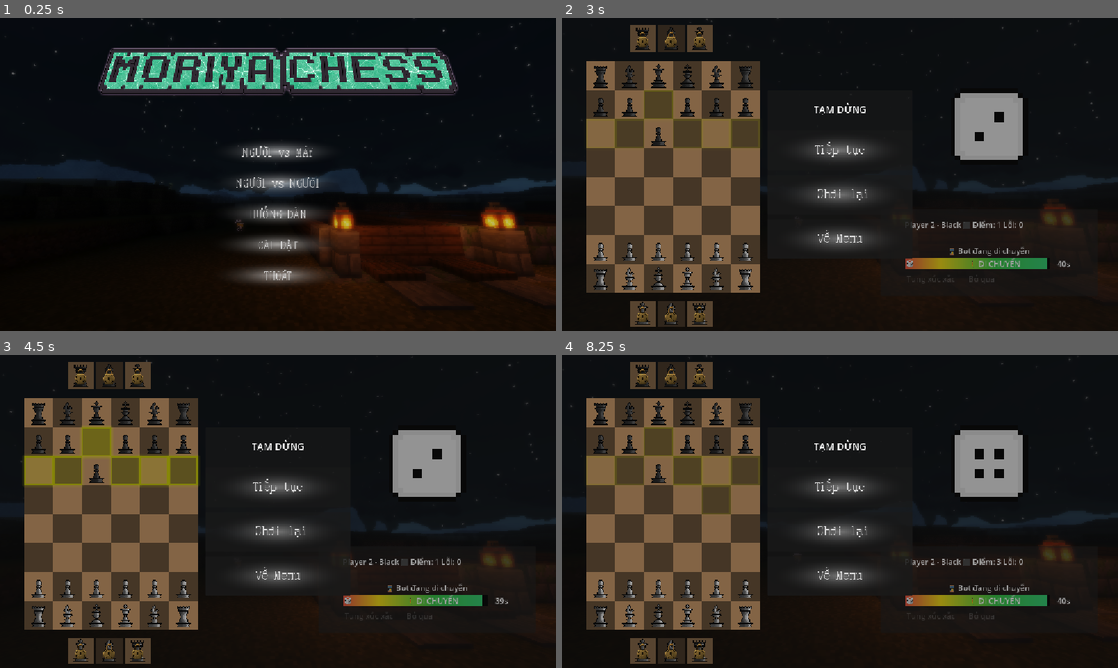
Above: before the commit, frames 1-4 (two rows, left to right).
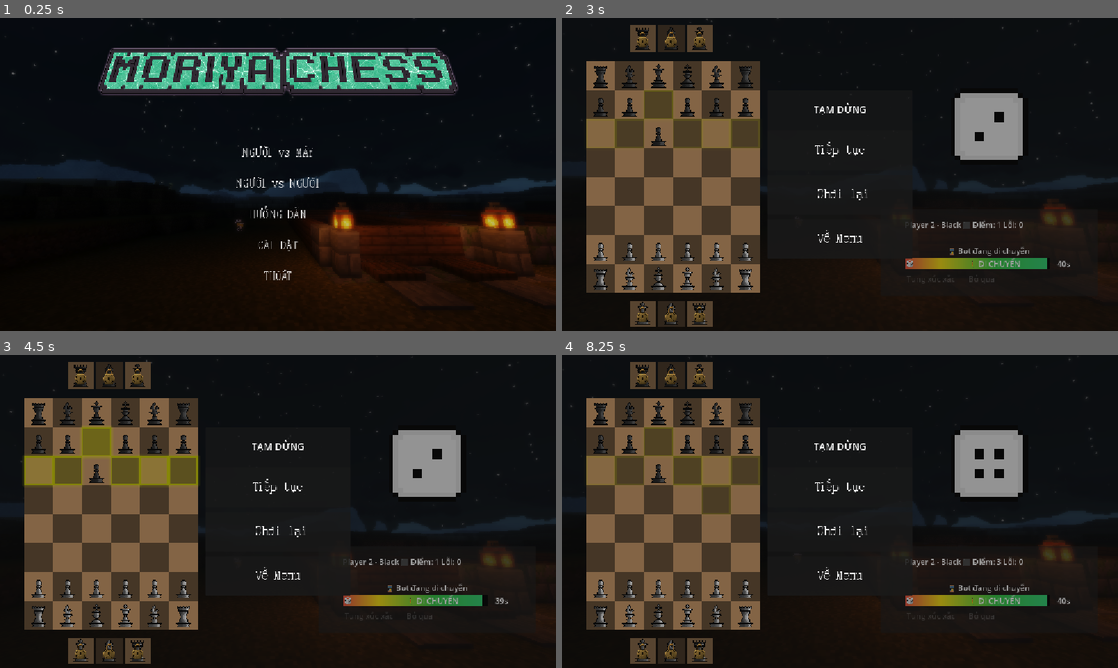
Above: after the commit, the same moments.

Repository: jjnqA11/moriya-chess
Game: Godot game, scene res://Scenes/TestMenu.tscn
Two runs of this game, one before a commit and one after it. Both use one fixed random seed, a clock stepped at 60 frames per second and the inputs below.
Inputs:
- Up to frame 1 (0.25 s): no input
- Up to frame 2 (3 s): click "NGƯỜI vs MÁY" at 0.5 s; click "DỄ" at 1.25 s; click "Tung xúc xắc" at 2 s; click "⏸" at 2.75 s
- Up to frame 3 (4.5 s): click "Tiếp tục" at 3.5 s; click "⏸" at 4.25 s
- Up to frame 4 (8.25 s): click "Chơi lại" at 5 s; click "OK" at 5.75 s; click "Bỏ qua" at 6.5 s; click "Tung xúc xắc" at 7.25 s; click "⏸" at 8 s

The runs differ from the first frame. In frame 1, 3.0% of the frame differs, in the area x 42-58%, y 40-85%; in frame 2, 1.6%; in frame 3, 1.6%; in frame 4, 1.6%.
Error before the commit: Parse Error: Identifier "Sfx" not declared in the current scope. (res://Scripts/UI)

Commit message:
Update lại lần 2
uuuuu

Diff:
--- a/project.godot
+++ b/project.godot
@@ -1,3 +1,11 @@
+; Engine configuration file.
+; It's best edited using the editor UI and not directly,
+; since the parameters that go here are not all obvious.
+;
+; Format:
+;   [section] ; section goes between []
+;   param=value ; assign values to parameters
+
 config_version=5
 
 [application]
@@ -7,9 +15,16 @@
 config/features=PackedStringArray("4.7", "Forward Plus")
 config/icon="res://icon.svg"
 
+[audio]
+
+buses/default_bus_layout="uid://n4blpvvl7sqs"
+
 [autoload]
 
 Globals="*uid://3bpqdkao06li"
+Sfx="*uid://bko8ou2pw5lhy"
+Music="*uid://pgxpvafsoqvn"
+UserSettings="*uid://curpda08asfxy"
 
 [display]
 
